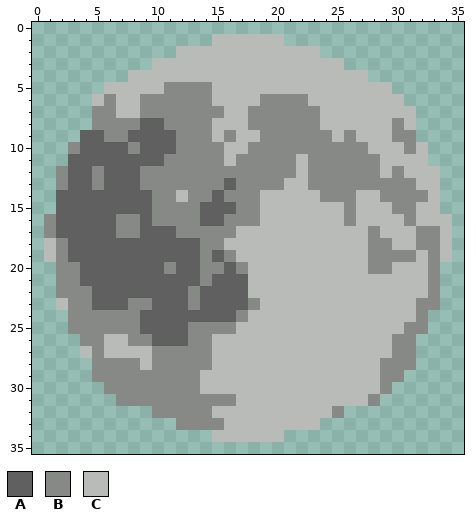
One commit to this pixel-art sprite: resources/resources/drawables/moon2.png. This is how it looked before the edit.
The file is 36x36 pixels. Colours within 5 levels of each other are drawn and written as one.
Palette (. is transparent): A #606060  B #878986  C #b9bbb8
New version:
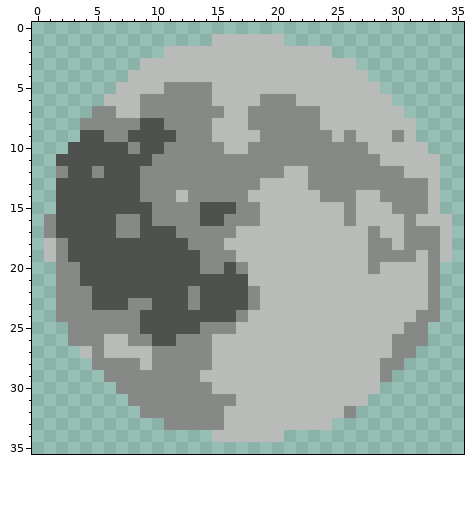
The edit:
Colour A changes from #606060 to #4f514e.
The author put colour A in row 11 at x 2.
Colour B becomes colour A in row 10 at x 3; in row 13 at x 2 and 5; in row 20 at x 11; in row 21 at x 14; in row 25 at x 13.
The author put colour B in row 8 at x 4; in row 24 at x 2 and 33; in row 26 at x 3 and 32; in row 32 at x 9 and 26; in row 33 at x 11.
Colour A becomes colour B in row 10 at x 11; in row 11 at x 10; in row 13 at x 16; in row 14 at x 9 and 15; in row 18 at x 13; in row 19 at x 15.
Colour A becomes colour B in row 26 at x 12.
Colour C becomes colour B in row 11 at x 16 and 22; in row 12 at x 29; in row 13 at x 32; in row 15 at x 32; in rows 17 to 18 at x 31; in row 22 at x 18.
Colour C becomes colour B in row 23 at x 2; in row 30 at x 14; in row 32 at x 15.
The author put colour C in row 2 at x 11 and 24; in row 3 at x 9 and 26; in row 11 at x 33; in row 33 at x 24.
Colour B becomes colour C in row 6 at x 6 and 22; in row 8 at x 30; in row 9 at x 16 and 31; in row 10 at x 31; in row 12 at x 21; in row 13 at x 19 to 20.
Colour B becomes colour C in row 14 at x 18; in row 20 at x 29; in row 23 at x 32; in row 32 at x 25.
Colour B is removed in row 28 at x 31; in row 29 at x 5 and 30; in row 30 at x 6 and 29; in row 31 at x 7 and 28.
Colour C is removed in row 5 at x 6 and 29; in row 6 at x 5 and 30; in row 7 at x 31.
Boxes around the changes in both pictures, in picture pixels (x1, y1, x2, y2):
changed: (56, 46, 440, 430)
